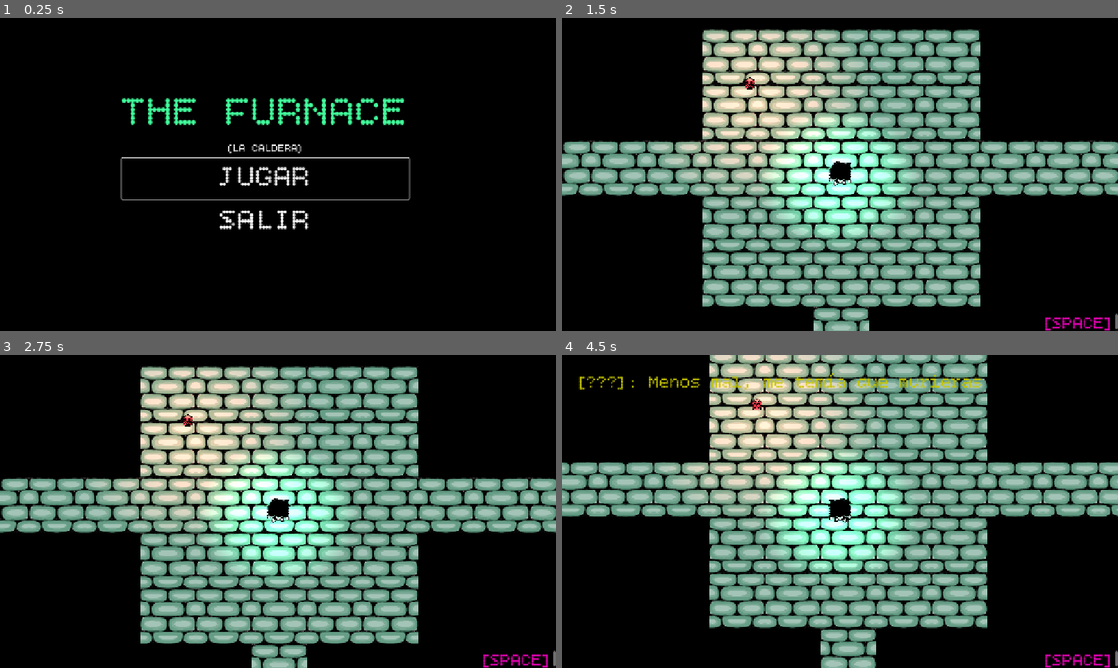
Above: before the commit, frames 1-4 (two rows, left to right).
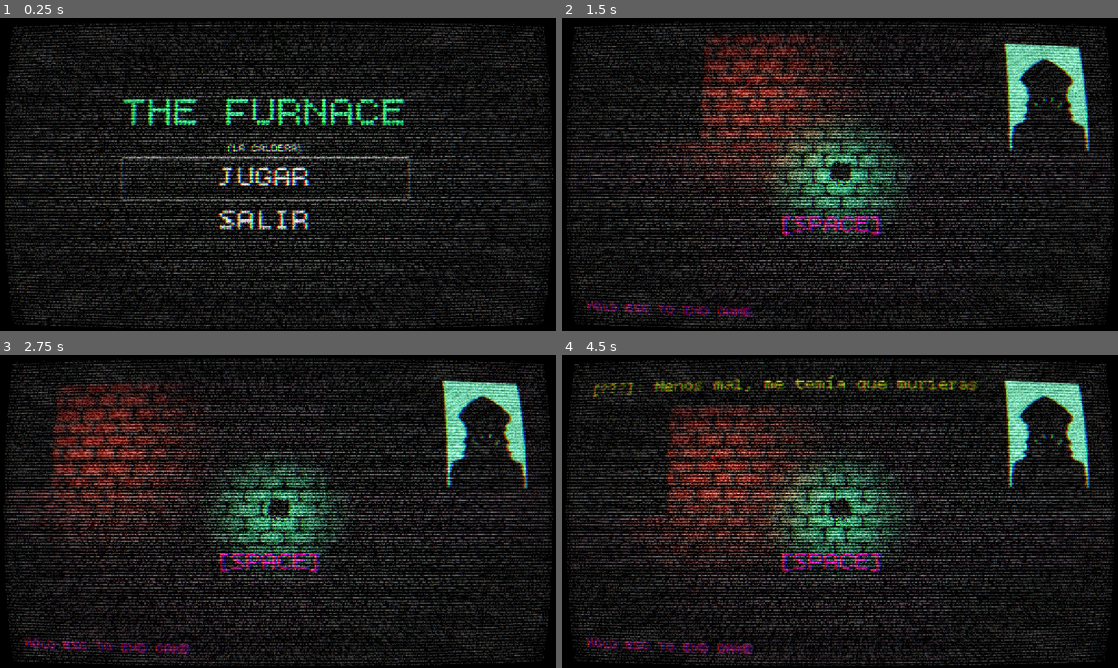
Above: after the commit, the same moments.

Repository: evelaaudaz-cloud/MoltenCrawler
Game: Godot game, scene res://Intro.tscn
Same seed, same stepped clock (60 frames per second), same inputs: the game is played once before the commit and once after it. Video files are missing from this copy of the repository; at most half a second of black plays in their place.
Inputs (mouse positions are in pixels of both pictures, inside the frame that each line leads up to):
- Up to frame 1 (0.25 s): no input
- Up to frame 2 (1.5 s): click "JUGAR" at 0.5 s; click "NEW GAME" at 1.25 s
- Up to frame 3 (2.75 s): tap Enter (ui_accept) at 2, 2.27 s; move the mouse to (400, 495) at 2.02 s; press the mouse at (400, 495) at 2.03 s; hold D (ui_right) from 2.03 s (still down)
- Up to frame 4 (4.5 s): move the mouse to (728, 527) at 2.77 s; release D (ui_right) at 2.78 s; release the mouse at (728, 527) at 2.78 s; hold S (down) 2.78-3.53 s; click (728, 527) at 2.85 s; tap Enter (ui_accept) at 3.02 s; move the mouse to (895, 442) at 3.52 s; hold D (ui_right) 3.53-4.28 s; hold E (interactuar) 3.53-4.28 s; click (895, 442) at 3.8 s; move the mouse to (812, 574) at 4.27 s; hold W (up) from 4.28 s (still down); click (812, 574) at 4.35 s

The runs differ from the first frame. In frame 1, 38% of the frame differs, in the area x 0-100%, y 0-100%; in frame 2, 67%; in frame 3, 69%, in the area x 0-100%, y 1-100%; in frame 4, 69%.

Commit message:
SHADERR
SHAAAAAAADERRR

Diff:
--- a/moltencrawlergame/GameOver.tscn
+++ b/moltencrawlergame/GameOver.tscn
@@ -1,7 +1,8 @@
-[gd_scene load_steps=3 format=3 uid="uid://cohwyoq14rauu"]
+[gd_scene load_steps=4 format=3 uid="uid://cohwyoq14rauu"]
 
 [ext_resource type="FontFile" uid="uid://ouh1xbtk4yvl" path="res://Bitcount_Single/BitcountSingle-VariableFont_CRSV,ELSH,ELXP,slnt,wght.ttf" id="1_40baj"]
 [ext_resource type="Script" uid="uid://cvclsixijupgi" path="res://GameOver.gd" id="1_a1htc"]
+[ext_resource type="PackedScene" uid="uid://bo3vk403kqoaa" path="res://capa_retro.tscn" id="3_eksk4"]
 
 [node name="GameOver" type="CanvasLayer"]
 script = ExtResource("1_a1htc")
@@ -46,5 +47,7 @@
 flat = true
 alignment = 0
 
+[node name="CapaRetro" parent="." instance=ExtResource("3_eksk4")]
+
 [connection signal="pressed" from="VBoxContainer/BotonReintentar" to="." method="_on_boton_reintentar_pressed"]
 [connection signal="pressed" from="VBoxContainer/BotonMenu" to="." method="_on_boton_menu_pressed"]
--- a/moltencrawlergame/Intro.tscn
+++ b/moltencrawlergame/Intro.tscn
@@ -1,7 +1,8 @@
-[gd_scene load_steps=3 format=3 uid="uid://boaaepdokie0q"]
+[gd_scene load_steps=4 format=3 uid="uid://boaaepdokie0q"]
 
 [ext_resource type="Script" uid="uid://c2kte4t2fipny" path="res://intro.gd" id="1_sb8jg"]
 [ext_resource type="VideoStream" uid="uid://do78srcv35hio" path="res://tghe funrazor.ogv" id="2_sb8jg"]
+[ext_resource type="PackedScene" uid="uid://bo3vk403kqoaa" path="res://capa_retro.tscn" id="3_vltdc"]
 
 [node name="Control" type="Control"]
 layout_mode = 3
@@ -20,3 +21,5 @@
 stream = ExtResource("2_sb8jg")
 autoplay = true
 expand = true
+
+[node name="CapaRetro" parent="." instance=ExtResource("3_vltdc")]
--- a/moltencrawlergame/MenuPrincipal.tscn
+++ b/moltencrawlergame/MenuPrincipal.tscn
@@ -1,8 +1,24 @@
-[gd_scene load_steps=7 format=3 uid="uid://bdv7pbcw6bejb"]
+[gd_scene load_steps=8 format=3 uid="uid://bdv7pbcw6bejb"]
 
 [ext_resource type="Script" uid="uid://bhgwkyfs5hqiv" path="res://menu_principal.gd" id="1_ba235"]
 [ext_resource type="FontFile" uid="uid://ouh1xbtk4yvl" path="res://Bitcount_Single/BitcountSingle-VariableFont_CRSV,ELSH,ELXP,slnt,wght.ttf" id="2_5dpk2"]
 [ext_resource type="AudioStream" uid="uid://m25k7jdypwov" path="res://F2 - Drifting time misplaced(MP3_160K).mp3" id="3_5dpk2"]
+[ext_resource type="PackedScene" uid="uid://bo3vk403kqoaa" path="res://capa_retro.tscn" id="4_pi62y"]
+
+[sub_resource type="Animation" id="Animation_pi62y"]
+length = 0.001
+tracks/0/type = "value"
+tracks/0/imported = false
+tracks/0/enabled = true
+tracks/0/path = NodePath("VBoxContainer/Label:theme_override_colors/font_color")
+tracks/0/interp = 1
+tracks/0/loop_wrap = true
+tracks/0/keys = {
+"times": PackedFloat32Array(0),
+"transitions": PackedFloat32Array(1),
+"update": 0,
+"values": [Color(1, 1, 1, 1)]
+}
 
 [sub_resource type="Animation" id="Animation_5dpk2"]
 resource_name = "idle"
@@ -19,21 +35,6 @@
 "transitions": PackedFloat32Array(1, 1, 1),
 "update": 0,
 "values": [Color(1, 1, 1, 1), Color(0.254902, 1, 0.611765, 1), Color(0.759391, 0.108104, 0.286145, 1)]
-}
-
-[sub_resource type="Animation" id="Animation_pi62y"]
-length = 0.001
-tracks/0/type = "value"
-tracks/0/imported = false
-tracks/0/enabled = true
-tracks/0/path = NodePath("VBoxContainer/Label:theme_override_colors/font_color")
-tracks/0/interp = 1
-tracks/0/loop_wrap = true
-tracks/0/keys = {
-"times": PackedFloat32Array(0),
-"transitions": PackedFloat32Array(1),
-"update": 0,
-"values": [Color(1, 1, 1, 1)]
 }
 
 [sub_resource type="AnimationLibrary" id="AnimationLibrary_ectly"]
@@ -99,3 +100,5 @@
 &"": SubResource("AnimationLibrary_ectly")
 }
 movie_quit_on_finish = true
+
+[node name="CapaRetro" parent="." instance=ExtResource("4_pi62y")]
--- a/moltencrawlergame/Niveles/Nivel1.tscn
+++ b/moltencrawlergame/Niveles/Nivel1.tscn
@@ -10,6 +10,7 @@
 [ext_resource type="PackedScene" uid="uid://q063hgluw7ih" path="res://area_2d.tscn" id="8_b66kr"]
 [ext_resource type="PackedScene" uid="uid://cxkr60ljscrn8" path="res://generador.tscn" id="9_0irwi"]
 [ext_resource type="PackedScene" uid="uid://b57yfvi131kc2" path="res://llave.tscn" id="10_q232i"]
+[ext_resource type="PackedScene" uid="uid://bo3vk403kqoaa" path="res://capa_retro.tscn" id="11_hxbhg"]
 
 [sub_resource type="NavigationPolygon" id="NavigationPolygon_d21ai"]
 vertices = PackedVector2Array(64, 64, -64, 64, -64, -64, 64, -64)
@@ -86,3 +87,5 @@
 [node name="Llave3" parent="." instance=ExtResource("10_q232i")]
 position = Vector2(-1025, -1042)
 scale = Vector2(0.5, 0.5)
+
+[node name="CapaRetro" parent="." instance=ExtResource("11_hxbhg")]
--- a/moltencrawlergame/Niveles/Nivel2.tscn
+++ b/moltencrawlergame/Niveles/Nivel2.tscn
@@ -11,6 +11,7 @@
 [ext_resource type="PackedScene" uid="uid://q063hgluw7ih" path="res://area_2d.tscn" id="8_cxl3m"]
 [ext_resource type="PackedScene" uid="uid://cxkr60ljscrn8" path="res://generador.tscn" id="9_li2gl"]
 [ext_resource type="PackedScene" uid="uid://b57yfvi131kc2" path="res://llave.tscn" id="10_yeo37"]
+[ext_resource type="PackedScene" uid="uid://bo3vk403kqoaa" path="res://capa_retro.tscn" id="12_k3unr"]
 
 [sub_resource type="NavigationPolygon" id="NavigationPolygon_d21ai"]
 vertices = PackedVector2Array(64, 64, -64, 64, -64, -64, 64, -64)
@@ -151,3 +152,5 @@
 [node name="Area2D3" parent="." instance=ExtResource("8_cxl3m")]
 position = Vector2(3120, 752)
 scale = Vector2(0.5, 0.5)
+
+[node name="CapaRetro" parent="." instance=ExtResource("12_k3unr")]
--- a/moltencrawlergame/Niveles/Nivel3.tscn
+++ b/moltencrawlergame/Niveles/Nivel3.tscn
@@ -11,6 +11,7 @@
 [ext_resource type="PackedScene" uid="uid://q063hgluw7ih" path="res://area_2d.tscn" id="8_4q1xx"]
 [ext_resource type="PackedScene" uid="uid://cxkr60ljscrn8" path="res://generador.tscn" id="11_empjq"]
 [ext_resource type="PackedScene" uid="uid://b57yfvi131kc2" path="res://llave.tscn" id="12_1x3sl"]
+[ext_resource type="PackedScene" uid="uid://bo3vk403kqoaa" path="res://capa_retro.tscn" id="12_cet17"]
 
 [sub_resource type="NavigationPolygon" id="NavigationPolygon_d21ai"]
 vertices = PackedVector2Array(64, 64, -64, 64, -64, -64, 64, -64)
@@ -190,3 +191,5 @@
 [node name="Area2D4" parent="." instance=ExtResource("8_4q1xx")]
 position = Vector2(-8048, 1616)
 scale = Vector2(0.5, 0.5)
+
+[node name="CapaRetro" parent="." instance=ExtResource("12_cet17")]
--- a/moltencrawlergame/Refugio.tscn
+++ b/moltencrawlergame/Refugio.tscn
@@ -12,9 +12,11 @@
 [ext_resource type="Texture2D" uid="uid://cr6ldcph6rmnq" path="res://bed.png" id="9_si6ns"]
 [ext_resource type="Script" uid="uid://n37p5liud4c" path="res://canvas_layer.gd" id="11_4j7fr"]
 [ext_resource type="FontFile" uid="uid://godjgk1qqb3y" path="res://Bitcount_Single/static/BitcountSingle-Light.ttf" id="12_2lj40"]
+[ext_resource type="Texture2D" uid="uid://b5k7vo7v85m11" path="res://Yekaterina.png" id="12_svwtx"]
 [ext_resource type="FontFile" uid="uid://ccbexmso4j8pq" path="res://Bitcount_Single/static/BitcountSingle-SemiBold.ttf" id="13_svwtx"]
 [ext_resource type="FontFile" uid="uid://cmfsrjke3eyf" path="res://Bitcount_Single/static/BitcountSingle_Roman-Regular.ttf" id="14_5t8j0"]
 [ext_resource type="FontFile" uid="uid://bb34nm0lmp02r" path="res://Bitcount_Single/static/BitcountSingle_Cursive-Regular.ttf" id="15_vbf6b"]
+[ext_resource type="PackedScene" uid="uid://bo3vk403kqoaa" path="res://capa_retro.tscn" id="17_5t8j0"]
 
 [sub_resource type="NavigationPolygon" id="NavigationPolygon_d21ai"]
 vertices = PackedVector2Array(64, 64, -64, 64, -64, -64, 64, -64)
@@ -42,6 +44,59 @@
 [sub_resource type="RectangleShape2D" id="RectangleShape2D_4j7fr"]
 size = Vector2(136, 80)
 
+[sub_resource type="Animation" id="Animation_5t8j0"]
+resource_name = "idle"
+length = 0.5
+loop_mode = 1
+tracks/0/type = "value"
+tracks/0/imported = false
+tracks/0/enabled = true
+tracks/0/path = NodePath(".:frame")
+tracks/0/interp = 1
+tracks/0/loop_wrap = true
+tracks/0/keys = {
+"times": PackedFloat32Array(0, 0.133333, 0.233333, 0.4),
+"transitions": PackedFloat32Array(1, 1, 1, 1),
+"update": 1,
+"values": [1, 0, 3, 2]
+}
+
+[sub_resource type="Animation" id="Animation_vbf6b"]
+length = 0.001
+tracks/0/type = "value"
+tracks/0/imported = false
+tracks/0/enabled = true
+tracks/0/path = NodePath(".:frame")
+tracks/0/interp = 1
+tracks/0/loop_wrap = true
+tracks/0/keys = {
+"times": PackedFloat32Array(0),
+"transitions": PackedFloat32Array(1),
+"update": 1,
+"values": [0]
+}
+
+[sub_resource type="AnimationLibrary" id="AnimationLibrary_8w1dr"]
+_data = {
+&"RESET": SubResource("Animation_vbf6b"),
+&"idle": SubResource("Animation_5t8j0")
+}
+
+[sub_resource type="Animation" id="Animation_svwtx"]
+length = 0.001
+tracks/0/type = "value"
+tracks/0/imported = false
+tracks/0/enabled = true
+tracks/0/path = NodePath("TextureRect/TextureDialogo:position")
+tracks/0/interp = 1
+tracks/0/loop_wrap = true
+tracks/0/keys = {
+"times": PackedFloat32Array(0),
+"transitions": PackedFloat32Array(1),
+"update": 0,
+"values": [Vector2(40, -632)]
+}
+
 [sub_resource type="Animation" id="Animation_2lj40"]
 resource_name = "glitch"
 length = 0.5
@@ -57,21 +112,6 @@
 "transitions": PackedFloat32Array(1, 1, 1, 1, 1, 1),
 "update": 0,
 "values": [Vector2(40, -632), Vector2(22, -640), Vector2(32, -632), Vector2(32, -648), Vector2(32, -640), Vector2(22, -648)]
-}
-
-[sub_resource type="Animation" id="Animation_svwtx"]
-length = 0.001
-tracks/0/type = "value"
-tracks/0/imported = false
-tracks/0/enabled = true
-tracks/0/path = NodePath("TextureRect/TextureDialogo:position")
-tracks/0/interp = 1
-tracks/0/loop_wrap = true
-tracks/0/keys = {
-"times": PackedFloat32Array(0),
-"transitions": PackedFloat32Array(1),
-"update": 0,
-"values": [Vector2(40, -632)]
 }
 
 [sub_resource type="AnimationLibrary" id="AnimationLibrary_5t8j0"]
@@ -96,7 +136,6 @@
 tile_set = SubResource("TileSet_q6r6c")
 
 [node name="CanvasModulate" type="CanvasModulate" parent="."]
-visible = false
 color = Color(0.0643933, 0.000962321, 0.0372444, 1)
 
 [node name="Molten" parent="." instance=ExtResource("4_4j7fr")]
@@ -150,6 +189,8 @@
 [node name="CollisionShape2D" type="CollisionShape2D" parent="bed"]
 shape = SubResource("RectangleShape2D_4j7fr")
 
+[node name="CapaRetro" parent="." instance=ExtResource("17_5t8j0")]
+
 [node name="CanvasLayer" type="CanvasLayer" parent="."]
 script = ExtResource("11_4j7fr")
 
@@ -158,12 +199,24 @@
 offset_right = 1280.0
 offset_bottom = 720.0
 
+[node name="Sprite2D" type="Sprite2D" parent="CanvasLayer/TextureRect"]
+position = Vector2(1128, -503)
+scale = Vector2(0.25, 0.25)
+texture = ExtResource("12_svwtx")
+hframes = 4
+
+[node name="AnimationPlayer" type="AnimationPlayer" parent="CanvasLayer/TextureRect/Sprite2D"]
+libraries = {
+&"": SubResource("AnimationLibrary_8w1dr")
+}
+
 [node name="TextureDialogo" type="RichTextLabel" parent="CanvasLayer/TextureRect"]
 layout_mode = 0
 offset_left = 40.0
 offset_top = -632.0
-offset_right = 1240.0
+offset_right = 1024.0
 offset_bottom = -240.0
+mouse_filter = 2
 theme_override_colors/default_color = Color(0.774446, 0.774446, 0, 1)
 theme_override_fonts/normal_font = ExtResource("9_4j7fr")
 theme_override_fonts/mono_font = ExtResource("12_2lj40")
@@ -179,8 +232,11 @@
 
 [node name="IndicadorEspacio" type="RichTextLabel" parent="CanvasLayer/TextureRect"]
 layout_mode = 0
-offset_right = 1280.0
-offset_bottom = 40.0
+offset_left = 472.0
+offset_top = -240.0
+offset_right = 776.0
+offset_bottom = -160.0
+mouse_filter = 2
 theme_override_colors/default_color = Color(0.890196, 0, 0.698039, 1)
 theme_override_fonts/normal_font = ExtResource("9_4j7fr")
 theme_override_fonts/mono_font = ExtResource("12_2lj40")
@@ -190,10 +246,10 @@
 theme_override_font_sizes/bold_italics_font_size = 40
 theme_override_font_sizes/italics_font_size = 40
 theme_override_font_sizes/mono_font_size = 40
-theme_override_font_sizes/normal_font_size = 40
+theme_override_font_sizes/normal_font_size = 60
 theme_override_font_sizes/bold_font_size = 40
 text = "[SPACE]"
-horizontal_alignment = 2
+horizontal_alignment = 1
 
 [node name="TimerEscritura" type="Timer" parent="CanvasLayer"]
 wait_time = 0.05
@@ -202,3 +258,15 @@
 libraries = {
 &"": SubResource("AnimationLibrary_5t8j0")
 }
+
+[node name="CanvasLayer2" type="CanvasLayer" parent="."]
+
+[node name="Label" type="Label" parent="CanvasLayer2"]
+offset_left = 16.0
+offset_top = 664.0
+offset_right = 331.0
+offset_bottom = 707.0
+theme_override_colors/font_color = Color(0.890196, 0, 0.698039, 1)
+theme_override_fonts/font = ExtResource("9_4j7fr")
+theme_override_font_sizes/font_size = 35
+text = "HOLD ESC TO END GAME"
--- /dev/null
+++ b/moltencrawlergame/Screen.gdshader
@@ -0,0 +1,66 @@
+shader_type canvas_item;
+
+// Captura lo que hay detrás (el juego)
+uniform sampler2D screen_texture : hint_screen_texture, repeat_disable, filter_nearest;
+
+// --- PARÁMETROS AJUSTABLES ---
+// Juega con estos números en el inspector
+uniform float scanline_count : hint_range(0, 1200) = 150.0; // Cantidad de líneas
+uniform float scanline_opacity : hint_range(0, 1) = 0.3; // Oscuridad de las líneas
+uniform float warp_amount : hint_range(0, 5) = 0.2; // Curvatura de pantalla vieja (Ojo de pez)
+uniform float vignette_amount : hint_range(0, 2) = 0.5; // Oscuridad en las esquinas
+uniform float aberration_amount : hint_range(0, 10) = 0.5; // Separación de colores (Glitch)
+uniform bool noise_enabled = true; // Ruido de estática
+uniform float noise_strength : hint_range(0, 1) = 0.05;
+
+// Función para curvar las coordenadas UV
+vec2 curve(vec2 uv) {
+	vec2 delta = uv - 0.5;
+	float delta2 = dot(delta.xy, delta.xy);
+	float delta4 = delta2 * delta2;
+	float delta_offset = delta4 * warp_amount;
+	return uv + delta * delta_offset;
+}
+
+// Función para generar ruido aleatorio
+float random(vec2 uv) {
+	return fract(sin(dot(uv, vec2(12.9898, 78.233))) * 43758.5453);
+}
+
+void fragment() {
+	// 1. Aplicamos la curvatura (Fish eye)
+	vec2 uv = curve(SCREEN_UV);
+
+	// Si la curvatura se sale de la pantalla, pintamos negro (bordes del monitor)
+	if (uv.x < 0.0 || uv.x > 1.0 || uv.y < 0.0 || uv.y > 1.0) {
+		COLOR = vec4(0.0, 0.0, 0.0, 1.0);
+	} else {
+		// 2. Aberración Cromática (Separar RGB)
+		// Movemos el canal Rojo un poco a la izquierda y el Azul a la derecha
+		float r = texture(screen_texture, uv + vec2(aberration_amount * 0.005, 0.0)).r;
+		float g = texture(screen_texture, uv).g;
+		float b = texture(screen_texture, uv - vec2(aberration_amount * 0.005, 0.0)).b;
+
+		vec3 color = vec3(r, g, b);
+
+		// 3. Scanlines (Líneas horizontales)
+		float scanline = sin(uv.y * scanline_count * 3.14159 * 2.0);
+		// Hacemos que las líneas oscuras no sean negro total, sino que bajen el brillo
+		color -= scanline * scanline_opacity * 0.5;
+
+		// 4. Viñeta (Esquinas oscuras)
+		float dist = distance(uv, vec2(0.5));
+		color *= (1.0 - dist * vignette_amount);
+
+		// 5. Ruido (Estática suave)
+		if (noise_enabled) {
+			float noise = random(uv + vec2(TIME * 10.0, TIME * 50.0));
+			color += (noise - 0.5) * noise_strength;
+		}
+
+		COLOR = vec4(color, 1.0);
+	}
+}//void light() {
+//	// Called for every pixel for every light affecting the CanvasItem.
+//	// Uncomment to replace the default light processing function with this one.
+//}
--- a/moltencrawlergame/canvas_layer.gd
+++ b/moltencrawlergame/canvas_layer.gd
@@ -3,25 +3,26 @@
 @onready var texto_label = $TextureRect/TextureDialogo
 @onready var indicador = $TextureRect/IndicadorEspacio
 @onready var timer = $TimerEscritura
+@onready var glotch = $TextureRect/Sprite2D/AnimationPlayer
 
 var lineas_tutorial = [
 	"[???]: Hey tu, ¿Ya despertaste?",
 	"[???]: Menos mal, me temía que murieras",
-	"[???]: No vayas a entrar en la caldera aún \nsi quieres mantenerte así",
-	"[YEKATERINA]: Mi nombre es Yekaterina, \ndueña del Nave Park",
-	"[YEKATERINA]: Puedes moverte haciendo click \na donde quieras ir, pero aun no",
-	"[YEKATERINA]: Esta mierda esta plagada de \nesas cosas...",
-	"[YEKATERINA]: Le temen a la luz, tendrás que \nenfrentarlos",
-	"[YEKATERINA]: Se a quien estas buscando, \ny por el momento no puedo ayudarte",
-	"[YEKATERINA]: Necesito que bajes a la caldera \ny pongas madera en los hornos",
-	"[YEKATERINA]: Encontrarás leños, a tientas, \nen la obscuridad",
-	"[YEKATERINA]: Oh, y, cuidado con el agua, \nes toxica",
-	"[YEKATERINA]: Poseidon sabe cuanto tiempo \nha estado estancada",
-	"[YEKATERINA]: Eso si, la comida del parque \nes muy resistente",
-	"[YEKATERINA]: Debe haber algo que puedas \ncomer por ahi",
-	"[YEKATERINA]: Por ultimo, no querras olvidar \ntodo lo que haz hecho",
-	"[YEKATERINA]: Aqui en el refugio hay una \ncama para que descanses",
-	"[YEKATERINA]: Diría alguna bazofia como que \n'creo en ti'",
+	"[???]: No vayas a entrar en la caldera aún si quieres mantenerte así",
+	"[YEKATERINA]: Mi nombre es Yekaterina, dueña del Navy Park",
+	"[YEKATERINA]: Puedes moverte haciendo click a donde quieras ir, pero aun no",
+	"[YEKATERINA]: Esta mierda esta plagada de esas cosas...",
+	"[YEKATERINA]: Le temen a la luz, tendrás que enfrentarlos",
+	"[YEKATERINA]: Se a quien estas buscando, y por el momento no puedo ayudarte",
+	"[YEKATERINA]: Necesito que bajes a la caldera y pongas madera en los hornos",
+	"[YEKATERINA]: Encontrarás leños, a tientas, en la obscuridad",
+	"[YEKATERINA]: Oh, y, cuidado con el agua, es toxica",
+	"[YEKATERINA]: Poseidon sabe cuanto tiempo ha estado estancada",
+	"[YEKATERINA]: Eso si, la comida del parque es muy resistente",
+	"[YEKATERINA]: Debe haber algo que puedas comer por ahi",
+	"[YEKATERINA]: Por ultimo, no querras olvidar todo lo que haz hecho",
+	"[YEKATERINA]: Aqui en el refugio hay una cama para que descanses",
+	"[YEKATERINA]: Diría alguna bazofia como que 'creo en ti'",
 	"[YEKATERINA]: Pero se que te costará una vida",
 	"[YEKATERINA]: Mucha suerte, Molten"
 ]
@@ -32,6 +33,7 @@
 
 func _ready():
 	glitch.play("glitch")
+	glotch.play("idle")
 	# Solo mostramos el tutorial si es una partida nueva
 	# (Puedes usar una variable en el GameManager para esto)
 	if GameManager.nivel_actual == 1:
--- /dev/null
+++ b/moltencrawlergame/capa_retro.tscn
@@ -0,0 +1,22 @@
+[gd_scene load_steps=3 format=3 uid="uid://bo3vk403kqoaa"]
+
+[ext_resource type="Shader" uid="uid://dexumjuuxqsb1" path="res://Screen.gdshader" id="1_7hwsi"]
+
+[sub_resource type="ShaderMaterial" id="ShaderMaterial_gvy65"]
+shader = ExtResource("1_7hwsi")
+shader_parameter/scanline_count = 99.034
+shader_parameter/scanline_opacity = 0.251
+shader_parameter/warp_amount = 0.239
+shader_parameter/vignette_amount = 0.093
+shader_parameter/aberration_amount = 0.211
+shader_parameter/noise_enabled = true
+shader_parameter/noise_strength = 0.247
+
+[node name="CapaRetro" type="CanvasLayer"]
+layer = 50
+
+[node name="ColorRect" type="ColorRect" parent="."]
+material = SubResource("ShaderMaterial_gvy65")
+offset_right = 1280.0
+offset_bottom = 720.0
+mouse_filter = 2
--- a/moltencrawlergame/molten.gd
+++ b/moltencrawlergame/molten.gd
@@ -50,6 +50,10 @@
 			esta_caminando = false
 			anim_player.play("idle")
 			velocity = Vector2.ZERO
+			# --- CAMBIO AQUÍ: ---
+			# Forzamos el silencio aquí porque el 'return' de abajo
+			# impide que se lea el resto del código.
+			$SonidoPasos.stop()
 		return
 
 	# Obtener siguiente punto y dirección
@@ -70,6 +74,13 @@
 	# Aplicar movimiento
 	velocity = direction * velocidad_actual
 	motion_mode = CharacterBody2D.MOTION_MODE_FLOATING
+
+	# --- CAMBIO AQUÍ: ---
+	# Como el código llegó hasta aquí, sabemos 100% que se está moviendo.
+	# Ya no hace falta medir la velocidad, solo darle play si no suena.
+	if not $SonidoPasos.playing:
+		$SonidoPasos.play()
+
 	move_and_slide()
 
 # --- FUNCIONES DE SISTEMA ---
--- a/moltencrawlergame/molten.tscn
+++ b/moltencrawlergame/molten.tscn
@@ -1,7 +1,8 @@
-[gd_scene load_steps=10 format=3 uid="uid://c4l7pypp1hq50"]
+[gd_scene load_steps=11 format=3 uid="uid://c4l7pypp1hq50"]
 
 [ext_resource type="Script" uid="uid://dnwsr3t6iocdh" path="res://molten.gd" id="1_2bs05"]
 [ext_resource type="Texture2D" uid="uid://dg28nxv8l26mn" path="res://moltencitu.png" id="2_f1ewt"]
+[ext_resource type="AudioStream" uid="uid://c1gqeofvxdqkx" path="res://👣👣 Pasos 🏃🏻🧩Normales 🦵🏻 Normal Steps Sound Effect (HD)(MP3_160K).mp3" id="3_f1ewt"]
 
 [sub_resource type="CircleShape2D" id="CircleShape2D_2bs05"]
 radius = 42.95
@@ -101,3 +102,6 @@
 libraries = {
 &"": SubResource("AnimationLibrary_ce4dw")
 }
+
+[node name="SonidoPasos" type="AudioStreamPlayer2D" parent="."]
+stream = ExtResource("3_f1ewt")
--- a/moltencrawlergame/project.godot
+++ b/moltencrawlergame/project.godot
@@ -25,6 +25,7 @@
 
 window/size/viewport_width=1280
 window/size/viewport_height=720
+window/size/mode=3
 window/size/initial_position_type=0
 window/stretch/mode="canvas_items"
 
--- a/moltencrawlergame/selector_partida.tscn
+++ b/moltencrawlergame/selector_partida.tscn
@@ -1,7 +1,8 @@
-[gd_scene load_steps=3 format=3 uid="uid://deh8vkab6gc1b"]
+[gd_scene load_steps=4 format=3 uid="uid://deh8vkab6gc1b"]
 
 [ext_resource type="Script" uid="uid://difukaq8jvyxa" path="res://selector_partida.gd" id="1_ttucw"]
 [ext_resource type="FontFile" uid="uid://ouh1xbtk4yvl" path="res://Bitcount_Single/BitcountSingle-VariableFont_CRSV,ELSH,ELXP,slnt,wght.ttf" id="2_fwt0w"]
+[ext_resource type="PackedScene" uid="uid://bo3vk403kqoaa" path="res://capa_retro.tscn" id="3_fwt0w"]
 
 [node name="SelectorPartida" type="Control"]
 layout_mode = 3
@@ -37,5 +38,7 @@
 text = "NEW GAME"
 flat = true
 
+[node name="CapaRetro" parent="." instance=ExtResource("3_fwt0w")]
+
 [connection signal="pressed" from="VBoxContainer/Continuar" to="." method="_on_continuar_pressed"]
 [connection signal="pressed" from="VBoxContainer/Nuevo" to="." method="_on_nuevo_pressed"]
--- a/moltencrawlergame/shelter.gd
+++ b/moltencrawlergame/shelter.gd
@@ -6,3 +6,16 @@
 
 func _on_molten_salud_cambiada(nueva_salud):
 	$HUD/ProgressBar.value = nueva_salud
+
+var tiempo_escape = 0.0
+
+func _process(delta):
+	# Solo detecta la presión si estamos en esta escena
+	if Input.is_action_pressed("ui_cancel"):
+		tiempo_escape += delta
+
+		if tiempo_escape >= 3.0:
+			get_tree().quit()
+	else:
+		# Si suelta la tecla, reseteamos el contador
+		tiempo_escape = 0.0
--- a/moltencrawlergame/transicion.tscn
+++ b/moltencrawlergame/transicion.tscn
@@ -1,7 +1,8 @@
-[gd_scene load_steps=6 format=3 uid="uid://5tpxq1tvr2wq"]
+[gd_scene load_steps=7 format=3 uid="uid://5tpxq1tvr2wq"]
 
 [ext_resource type="Script" uid="uid://dnfinbrm4wkul" path="res://transicion.gd" id="1_s5bhu"]
 [ext_resource type="FontFile" uid="uid://crs24vi06wocd" path="res://Bitcount_Single/static/BitcountSingle-Medium.ttf" id="1_tfkoo"]
+[ext_resource type="PackedScene" uid="uid://bo3vk403kqoaa" path="res://capa_retro.tscn" id="3_x6d2c"]
 
 [sub_resource type="Animation" id="Animation_x6d2c"]
 length = 0.001
@@ -88,3 +89,5 @@
 libraries = {
 &"": SubResource("AnimationLibrary_jf1j2")
 }
+
+[node name="CapaRetro" parent="." instance=ExtResource("3_x6d2c")]
Not shown: 1 places in moltencrawlergame/Niveles/Nivel1.tscn that only renumber resources
Not shown: 1 places in moltencrawlergame/Niveles/Nivel2.tscn that only renumber resources
Not shown: 1 places in moltencrawlergame/Niveles/Nivel3.tscn that only renumber resources
Not shown: 1 places in moltencrawlergame/Refugio.tscn that only renumber resources
Not shown, added: moltencrawlergame/Screen.gdshader.uid
Binary file added: moltencrawlergame/Yekaterina.png
Not shown, added: moltencrawlergame/Yekaterina.png.import
Not shown, added: moltencrawlergame/👣👣 Pasos 🏃🏻🧩Normales 🦵🏻 Normal Steps Sound Effect (HD)(MP3_160K).mp3.import
Not shown, added: moltencrawlergame/👣👣 Pasos 🏃🏻🧩Normales 🦵🏻 Normal Steps Sound Effect (HD)(MP3_160K).mp3
